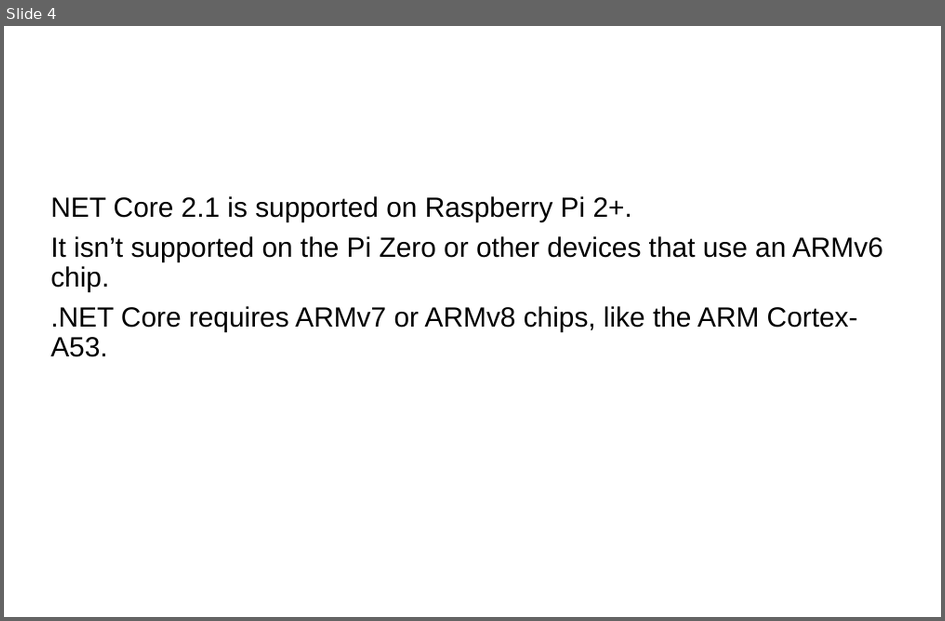
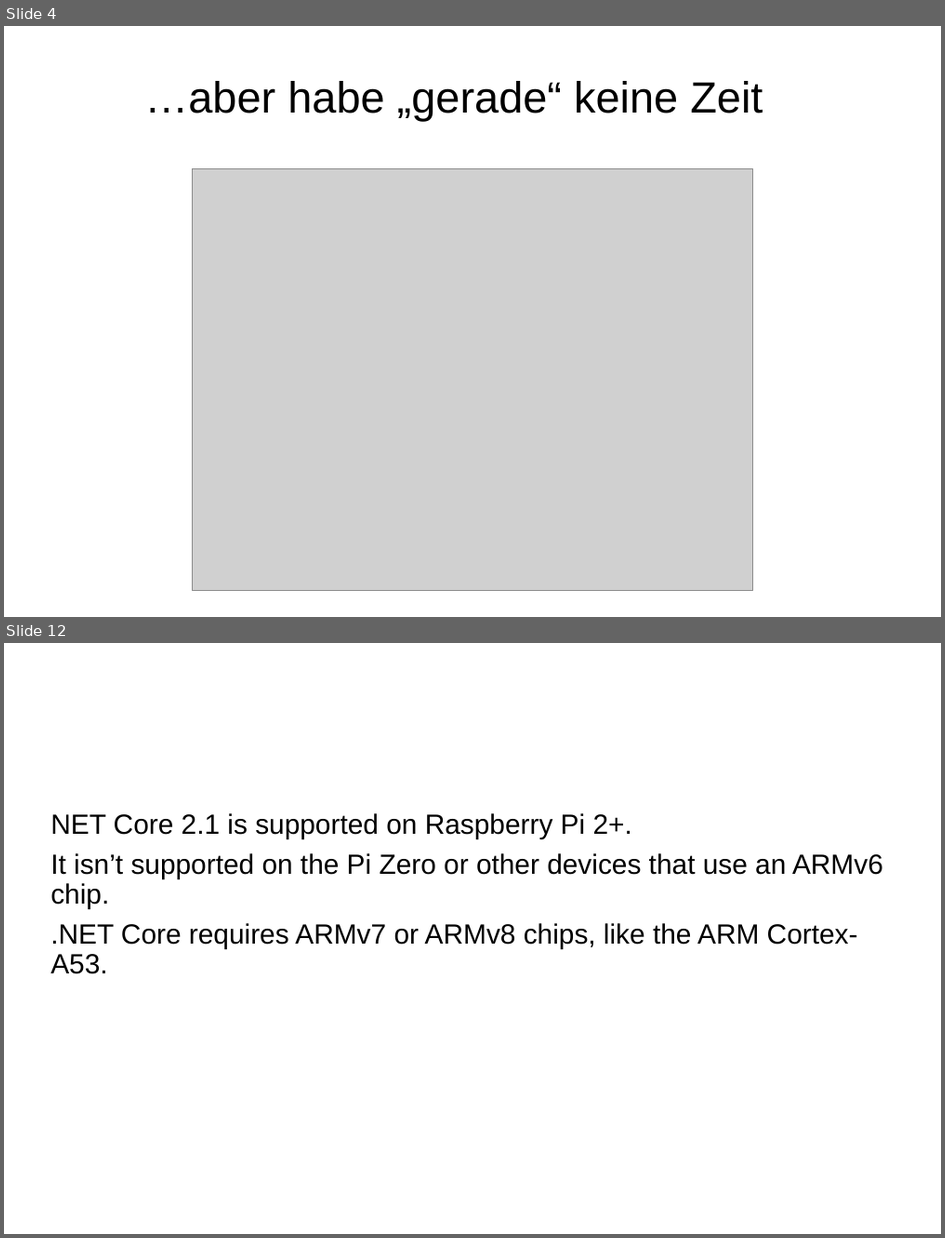
Before and after one commit to FrankPfattheicher/RaspiDotnet, a slide deck: Slides/RaspiDotnet.pptx. Shown one above the other, each under a label of ours: slide 4 before the commit, slides 4 and 12 after it; the slides between them are not shown. The pictures are 945x621 and 945x1238 pixels, drawn with LibreOffice and Linux fonts; fonts in the diff are those of the drawing; grey boxes stand for pictures; background and template pictures are left out. Boxes give left, top, right and bottom in pixels: in the first picture for what was removed or moved away, otherwise in the second. Text is boxed around its words. In the diff, an @@ line names an element or a change of style, - is before the commit and + after.

```diff
--- a/Slides/RaspiDotnet.pptx
+++ b/Slides/RaspiDotnet.pptx
@@ slide 4 added at (4,26,941,617), background picture (left out) @@
@@ text added at (144,81,763,121), 44 pt, text #000000 @@
+…aber habe „gerade“ keine Zeit
@@ picture added at (193,169,754,590) @@
@@ what was slide 4 is now slide 12 @@
```
Also in this commit, not shown: 2 slides changed, 10 other slides added, 6 other files.
